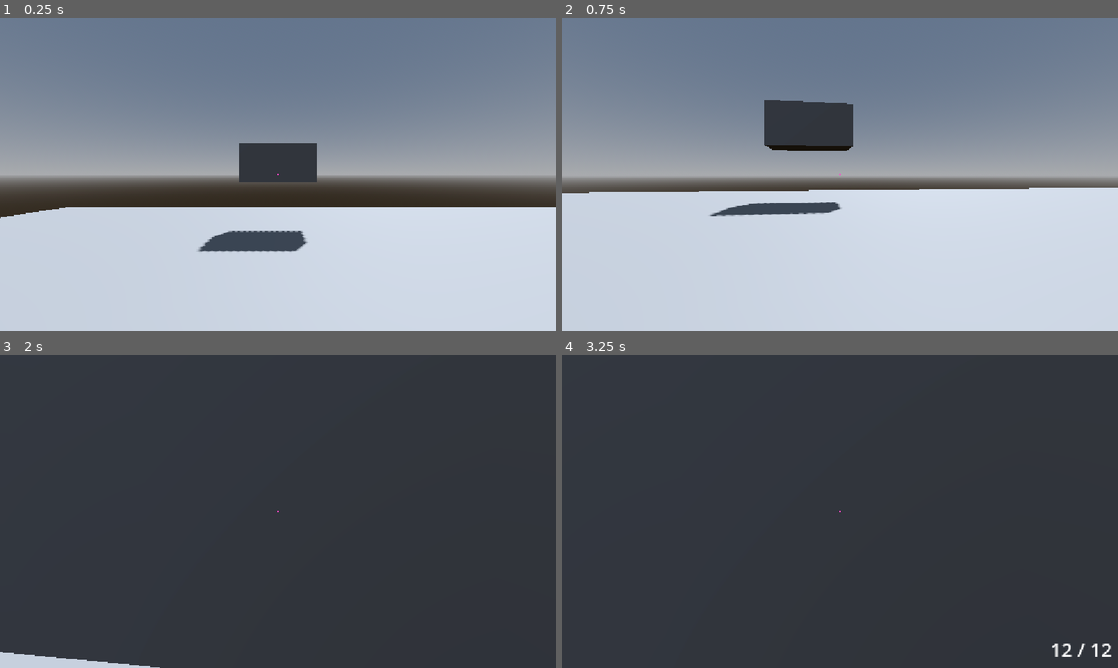
Above: before the commit, frames 1-4 (two rows, left to right).
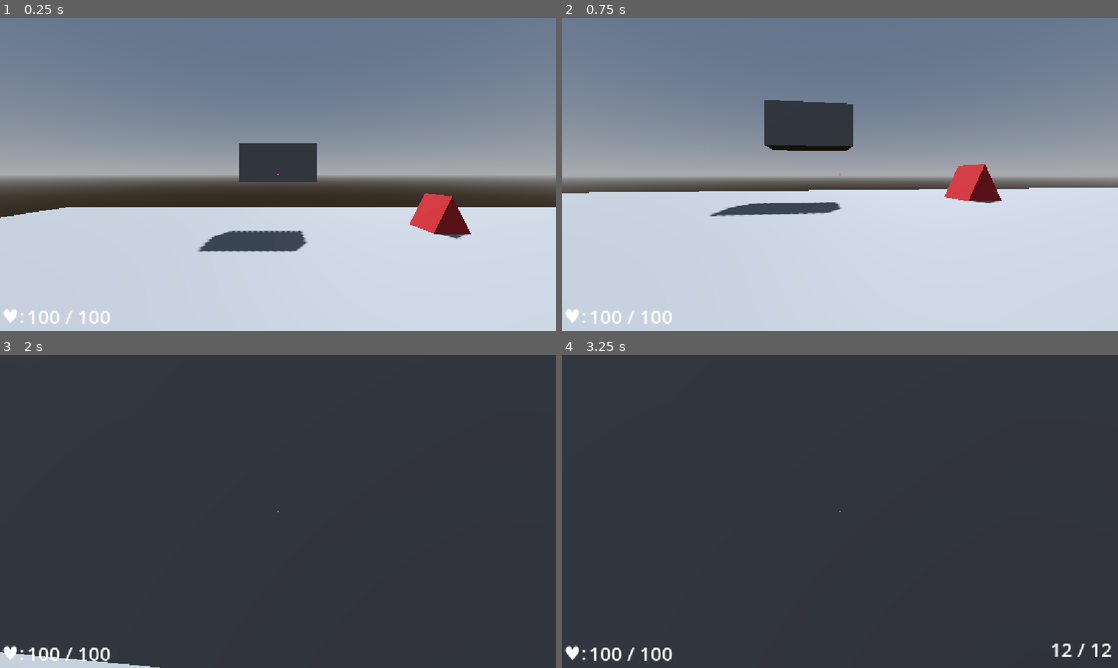
Above: after the commit, the same moments.

Repository: jmenoandrii/one-more-time
Game: Godot game, scene res://Scenes/main.tscn
Same seed, same stepped clock (60 frames per second), same inputs: the game is played once before the commit and once after it.
Inputs (mouse positions are in pixels of both pictures, inside the frame that each line leads up to):
- Up to frame 1 (0.25 s): no input
- Up to frame 2 (0.75 s): tap Enter at 0.5 s; move the mouse to (867, 174) at 0.52 s; hold W (move_forward) from 0.53 s (still down); hold Ctrl (crouch) from 0.53 s (still down); click (867, 174) at 0.6 s
- Up to frame 3 (2 s): keep holding W (move_forward); tap Space (jump) at 0.77, 1.07, 1.52, 1.82 s; move the mouse to (250, 511) at 1.27 s; release Ctrl (crouch) at 1.28 s; tap Ctrl (crouch) at 1.35 s; tap Shift (run) at 1.55 s
- Up to frame 4 (3.25 s): keep holding W (move_forward); move the mouse to (851, 505) at 2.02 s; hold Shift (run) 2.03-2.78 s; tap 1 (weapon_1) at 2.3, 2.85 s; tap Space (jump) at 2.75, 3.02 s; move the mouse to (834, 517) at 2.77 s; tap 2 (weapon_2) at 3.05 s

The runs differ from the first frame. In frame 1, 1.3% of the frame differs, in the area x 0-85%, y 56-98%; in frame 2, 1.2%; in frame 3, 0.3%; in frame 4, 0.4%.

Commit message:
feat: add health system

Diff:
--- /dev/null
+++ b/Player.gd
@@ -0,0 +1,172 @@
+extends CharacterBody3D
+
+const SPEED = 5.0
+const RUNNING_SPEED = 10.0
+const CROUCH_SPEED = 2.5
+const JUMP_VELOCITY = 5.5
+var mouse_sensitivity := 0.002
+
+const CROUCH_PERSENT = 0.5
+var normal_height: float
+var crouch_height: float	# = normal_height - normal_height * CROUCH_PERSENT
+
+var is_crouching := false
+var is_player_dead := false
+var is_cursor_locked := true
+
+var head_world_position: Vector3
+
+@onready var head: Node3D = $Head
+@onready var camera: Camera3D = $Head/Camera3D
+@onready var collision_shape: CollisionShape3D = $CollisionShape3D
+@onready var mesh_instance: MeshInstance3D = $MeshInstance3D
+
+@onready var aim_ray: RayCast3D = $Head/Camera3D/AimRay
+@onready var ammo_label: Label = $UI/HUD/AmmoLabel
+@onready var weapons_manager: Node3D = $Head/Camera3D/Weapons
+var weapons: Array[Node] = []
+var current_weapon_index: int = -1
+
+@onready var health_component: HealthComponent = $HealthComponent
+
+
+func _ready() -> void:
+	Input.mouse_mode = Input.MOUSE_MODE_CAPTURED
+
+	normal_height = collision_shape.shape.height
+	crouch_height = normal_height - (normal_height * CROUCH_PERSENT)
+
+	weapons = weapons_manager.get_children()
+	for w in weapons:
+		w.ammo_updated.connect(_update_ammo_ui)
+	equip_weapon(-1)
+
+	mouse_sensitivity = Settings.mouse_sensitivity * 0.0005
+
+	GameEvents.pause_pressed.connect(_on_pause_pressed)
+	GameEvents.unpause_pressed.connect(_on_unpause_pressed)
+	GameEvents.sensitivity_changed.connect(_on_sensitivity_changed)
+
+	health_component.died.connect(die)
+
+func _unhandled_input(event: InputEvent) -> void:
+	# Mouse rotation
+	if is_player_dead or not is_cursor_locked:
+		pass
+	elif event is InputEventMouseMotion:
+		rotate_y(-event.relative.x * mouse_sensitivity)
+		head.rotate_x(-event.relative.y * mouse_sensitivity)
+		head.rotation.x = clamp(head.rotation.x, deg_to_rad(-85.0), deg_to_rad(85.0))
+
+	if current_weapon_index != -1:
+		# Shooting
+		if Input.is_action_just_pressed("click"):
+			var target_point: Vector3
+
+			if aim_ray.is_colliding():
+				target_point = aim_ray.get_collision_point()
+			else:
+				target_point = aim_ray.to_global(aim_ray.target_position)
+
+			weapons[current_weapon_index].shoot(target_point)
+
+		# Reload
+		if Input.is_action_just_pressed("reload"):
+			weapons[current_weapon_index].reload()
+
+	# Change weapon
+	if Input.is_action_just_pressed("weapon_1"):
+		equip_weapon(0)
+	elif Input.is_action_just_pressed("weapon_2"):
+		equip_weapon(1)
+
+func _on_pause_pressed() -> void:
+	is_cursor_locked = false
+	Input.mouse_mode = Input.MOUSE_MODE_VISIBLE
+
+func _on_unpause_pressed() -> void:
+	is_cursor_locked = true
+	Input.mouse_mode = Input.MOUSE_MODE_CAPTURED
+
+func _on_sensitivity_changed(value: float) -> void:
+	mouse_sensitivity = value * 0.0005
+
+func _physics_process(delta: float) -> void:
+	# gravity
+	if not is_on_floor():
+		velocity += get_gravity() * delta
+
+	# dead
+	if is_player_dead:
+		_process_death()
+		move_and_slide()
+		return
+
+	# crouching
+	if Input.is_action_pressed("crouch"):
+		is_crouching = true
+	else:
+		if not is_on_ceiling():
+			is_crouching = false
+
+	var target_height := crouch_height if is_crouching else normal_height
+
+	collision_shape.shape.height = lerp(collision_shape.shape.height, target_height, 10.0 * delta)
+	if mesh_instance.mesh is CapsuleMesh:
+		mesh_instance.mesh.height = lerp(mesh_instance.mesh.height, target_height, 10.0 * delta)
+
+	collision_shape.position.y = collision_shape.shape.height / 2.0
+	mesh_instance.position.y = collision_shape.shape.height / 2.0
+
+	head.position.y = collision_shape.shape.height - 0.5
+
+	# jumping
+	if Input.is_action_just_pressed("jump") and is_on_floor() and not is_crouching:
+		velocity.y = JUMP_VELOCITY
+	elif Input.is_action_just_released("jump") and velocity.y > 0.0:
+		velocity.y = 0.0
+
+	# moving
+	var current_speed := CROUCH_SPEED if is_crouching else (RUNNING_SPEED if Input.is_action_pressed("run") else SPEED)
+	var input_dir := Input.get_vector("move_left", "move_right", "move_forward", "move_back")
+
+	var direction := (transform.basis * Vector3(input_dir.x, 0, input_dir.y)).normalized()
+
+	if direction:
+		velocity.x = direction.x * current_speed
+		velocity.z = direction.z * current_speed
+	else:
+		velocity.x = move_toward(velocity.x, 0, current_speed)
+		velocity.z = move_toward(velocity.z, 0, current_speed)
+
+	move_and_slide()
+
+func die() -> void:
+	if is_player_dead: return
+
+	is_player_dead = true
+	head_world_position = head.global_position
+
+func _process_death() -> void:
+	head.global_position = head.global_position.move_toward(global_position, 0.1)
+
+	velocity.x = move_toward(velocity.x, 0, 0.5)
+	velocity.z = move_toward(velocity.z, 0, 0.5)
+
+func equip_weapon(index: int) -> void:
+	if index < -1 or index >= weapons.size():
+		return
+
+	current_weapon_index = index
+
+	for i in range(weapons.size()):
+		weapons[i].visible = (i == current_weapon_index)
+
+	if current_weapon_index == -1:
+		ammo_label.text = ""
+	else:
+		var current_w = weapons[current_weapon_index]
+		_update_ammo_ui(current_w.current_ammo, current_w.max_ammo)
+
+func _update_ammo_ui(current: int, maximum: int) -> void:
+	ammo_label.text = str(current) + " / " + str(maximum)
--- a/Scenes/main.tscn
+++ b/Scenes/main.tscn
@@ -1,6 +1,7 @@
 [gd_scene format=3 uid="uid://64v5n6kbdbjp"]
 
 [ext_resource type="Script" uid="uid://6vq11mknutph" path="res://Scripts/Player/Player.gd" id="1_jkdf5"]
+[ext_resource type="Script" uid="uid://dr0rltusaobj8" path="res://Scripts/DamageCube.gd" id="1_k12tt"]
 [ext_resource type="Script" uid="uid://c7f4265cs6mif" path="res://Scripts/Weapon/Weapon.gd" id="2_wsu2k"]
 [ext_resource type="PackedScene" uid="uid://2c2yvqfjbuaq" path="res://Prefabs/bullet.tscn" id="3_jkdf5"]
 [ext_resource type="AudioStream" uid="uid://8pgui6xwt8xh" path="res://Sounds/Foot/Dirt/Footstep Dirt 2.ogg" id="4_h1bgf"]
@@ -13,6 +14,7 @@
 [ext_resource type="AudioStream" uid="uid://brse3y3ed4xlr" path="res://Sounds/Foot/Stone/Footstep Stone 4.ogg" id="11_3pmx8"]
 [ext_resource type="AudioStream" uid="uid://bh8p460br1bba" path="res://Sounds/lumora_studios-pixel-jump-319167.mp3" id="12_u50mg"]
 [ext_resource type="Script" uid="uid://doeulblpmm8y" path="res://Scripts/UI/pause_menu.gd" id="13_cbgmd"]
+[ext_resource type="Script" uid="uid://3w08oe525cl4" path="res://Scripts/HealthComponent.gd" id="13_wsu2k"]
 [ext_resource type="Script" uid="uid://4jaonda2bhh7" path="res://Scripts/UI/ui_controller.gd" id="14_1w6v2"]
 
 [sub_resource type="ProceduralSkyMaterial" id="ProceduralSkyMaterial_ig7tw"]
@@ -40,6 +42,14 @@
 
 [sub_resource type="BoxShape3D" id="BoxShape3D_osii8"]
 size = Vector3(2, 1, 1)
+
+[sub_resource type="StandardMaterial3D" id="StandardMaterial3D_puclg"]
+albedo_color = Color(0.93070734, 0.24337113, 0.24450329, 1)
+
+[sub_resource type="PrismMesh" id="PrismMesh_g0qyx"]
+material = SubResource("StandardMaterial3D_puclg")
+
+[sub_resource type="BoxShape3D" id="BoxShape3D_qcgbb"]
 
 [sub_resource type="CapsuleMesh" id="CapsuleMesh_0rpfx"]
 
@@ -151,6 +161,20 @@
 [node name="CollisionShape3D" type="CollisionShape3D" parent="Level/block" unique_id=487611925]
 shape = SubResource("BoxShape3D_osii8")
 
+[node name="DamageCube" type="Area3D" parent="Level" unique_id=1275345585]
+transform = Transform3D(1, 0, 0, 0, 1, 0, 0, 0, 1, 4.5744157, 0.47112024, -6.1172314)
+script = ExtResource("1_k12tt")
+damage_amount = 40.0
+
+[node name="MeshInstance3D" type="MeshInstance3D" parent="Level/DamageCube" unique_id=90817947]
+mesh = SubResource("PrismMesh_g0qyx")
+
+[node name="CollisionShape3D" type="CollisionShape3D" parent="Level/DamageCube" unique_id=135379482]
+shape = SubResource("BoxShape3D_qcgbb")
+
+[node name="Timer" type="Timer" parent="Level/DamageCube" unique_id=381521869]
+autostart = true
+
 [node name="Player" type="CharacterBody3D" parent="." unique_id=1147837040]
 script = ExtResource("1_jkdf5")
 
@@ -246,6 +270,9 @@
 
 [node name="floortype_ray" type="RayCast3D" parent="Player" unique_id=883116546]
 collision_mask = 2
+
+[node name="HealthComponent" type="Node" parent="Player" unique_id=1280028663]
+script = ExtResource("13_wsu2k")
 
 [node name="UI" type="Node" parent="." unique_id=1119755475]
 process_mode = 3
@@ -290,6 +317,30 @@
 text = "0 / 0"
 justification_flags = 131
 
+[node name="HeartSymbol" type="Label" parent="UI/HUD" unique_id=1881795301]
+anchors_preset = 2
+anchor_top = 1.0
+anchor_bottom = 1.0
+offset_left = 4.0
+offset_top = -59.0
+offset_right = 61.0
+offset_bottom = -4.0
+grow_vertical = 0
+theme_override_font_sizes/font_size = 40
+text = "♥:"
+
+[node name="HealthLabel" type="Label" parent="UI/HUD" unique_id=202658451]
+anchors_preset = 2
+anchor_top = 1.0
+anchor_bottom = 1.0
+offset_left = 56.0
+offset_top = -58.0
+offset_right = 96.0
+offset_bottom = -3.0
+grow_vertical = 0
+theme_override_font_sizes/font_size = 40
+text = "0 / 0"
+
 [node name="PauseMenu" type="CanvasLayer" parent="UI" unique_id=194481686]
 process_mode = 3
 visible = false
--- /dev/null
+++ b/Scripts/DamageCube.gd
@@ -0,0 +1,39 @@
+extends Area3D
+
+@export var damage_amount: float = 10.0
+
+var targets_in_range: Array[Node3D] = []
+
+@onready var damage_timer: Timer = $Timer
+
+func _ready() -> void:
+	body_entered.connect(_on_body_entered)
+	body_exited.connect(_on_body_exited)
+
+	damage_timer.timeout.connect(_on_timer_timeout)
+
+func _on_body_entered(body: Node3D) -> void:
+	if body.has_node("HealthComponent"):
+		targets_in_range.append(body)
+
+		_deal_damage_to(body)
+
+		if targets_in_range.size() == 1:
+			damage_timer.start()
+
+func _on_body_exited(body: Node3D) -> void:
+	if targets_in_range.has(body):
+		targets_in_range.erase(body)
+
+		if targets_in_range.is_empty():
+			damage_timer.stop()
+
+func _on_timer_timeout() -> void:
+	for target in targets_in_range:
+		_deal_damage_to(target)
+
+func _deal_damage_to(target: Node3D) -> void:
+	var health = target.get_node("HealthComponent") as HealthComponent
+	if health:
+		health.take_damage(damage_amount)
+		print("[", name, "]: damaged ", target.name, " on ", damage_amount)
--- /dev/null
+++ b/Scripts/HealthComponent.gd
@@ -0,0 +1,38 @@
+extends Node
+class_name HealthComponent
+
+signal health_changed(current: float, maximum: float)
+signal died()
+
+@export var max_health: float = 100.0
+var current_health: float
+
+
+func _ready() -> void:
+	_update_health(max_health)
+
+func take_damage(amount: float) -> void:
+	if current_health <= 0:
+		return
+
+	_update_health(current_health - amount)
+
+	if current_health <= 0:
+		died.emit()
+
+func heal(amount: float) -> void:
+	if current_health <= 0:
+		return
+
+	_update_health(current_health + amount)
+
+func _update_health(health: float) -> void:
+	if health < 0:
+		current_health = 0.0
+	elif health > max_health:
+		current_health = max_health
+	else:
+		current_health = health
+	health_changed.emit(current_health, max_health)
+
+	#print("[Healt(", get_parent().name, ")]: health ", current_health, "/", max_health)
--- a/Scripts/Player/Player.gd
+++ b/Scripts/Player/Player.gd
@@ -27,6 +27,9 @@
 var weapons: Array[Node] = []
 var current_weapon_index: int = -1
 
+@onready var health_label: Label = $"../UI/HUD/HealthLabel"
+@onready var health_component = $HealthComponent
+
 
 @onready var dirt_step: AudioStreamPlayer3D = $Sounds/dirt
 @onready var stone_step: AudioStreamPlayer3D = $Sounds/stone
@@ -51,11 +54,16 @@
 	GameEvents.unpause_pressed.connect(_on_unpause_pressed)
 	GameEvents.sensitivity_changed.connect(_on_sensitivity_changed)
 
+	health_component.died.connect(die)
+	health_component.health_changed.connect(_update_health_ui)
+	health_component.heal(0)	# to update health_ui
+
 func _unhandled_input(event: InputEvent) -> void:
+	if is_player_dead:
+		return
+
 	# Mouse rotation
-	if is_player_dead or not is_cursor_locked:
-		pass
-	elif event is InputEventMouseMotion:
+	if is_cursor_locked and event is InputEventMouseMotion:
 		rotate_y(-event.relative.x * mouse_sensitivity)
 		head.rotate_x(-event.relative.y * mouse_sensitivity)
 		head.rotation.x = clamp(head.rotation.x, deg_to_rad(-85.0), deg_to_rad(85.0))
@@ -149,10 +157,11 @@
 	move_and_slide()
 
 func die() -> void:
+	print("! Player DIE !")
 	if is_player_dead: return
 
 	is_player_dead = true
-	head_world_position = head.global_position
+	#head_world_position = head.global_position
 
 func _process_death() -> void:
 	head.global_position = head.global_position.move_toward(global_position, 0.1)
@@ -177,6 +186,7 @@
 	else:
 		dirt_step.stop()
 		stone_step.stop()
+
 func equip_weapon(index: int) -> void:
 	if index < -1 or index >= weapons.size():
 		return
@@ -194,3 +204,6 @@
 
 func _update_ammo_ui(current: int, maximum: int) -> void:
 	ammo_label.text = str(current) + " / " + str(maximum)
+
+func _update_health_ui(current: int, maximum: int) -> void:
+	health_label.text = str(current) + " / " + str(maximum)
Not shown, added: Player.gd.uid
Not shown, added: Scripts/DamageCube.gd.uid
Not shown, added: Scripts/HealthComponent.gd.uid
